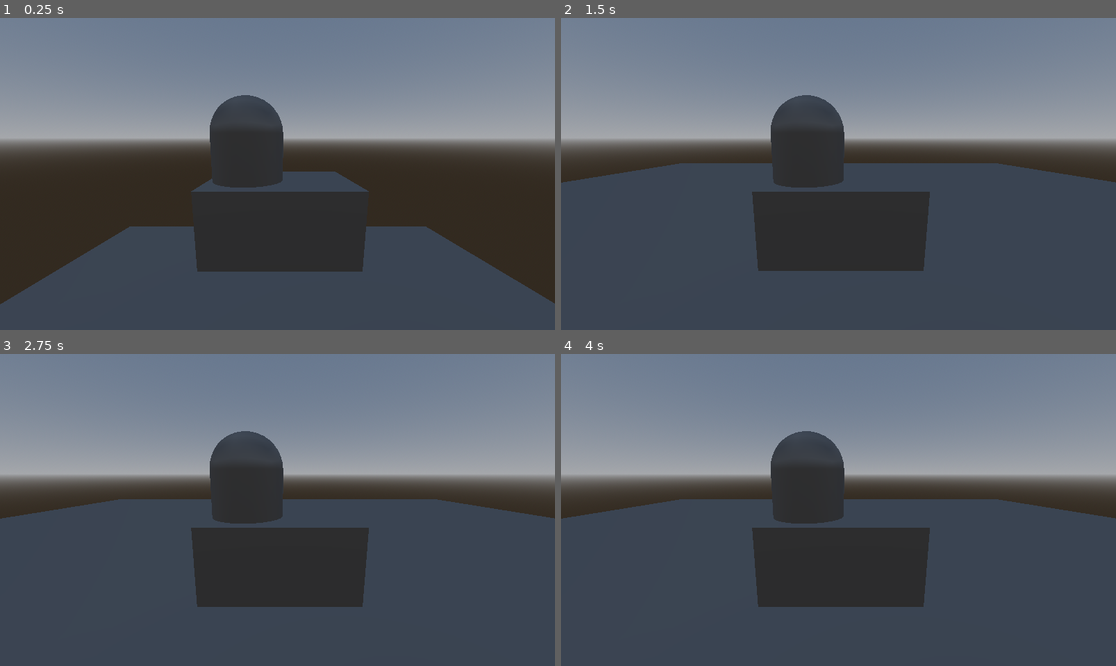
Above: before the commit, frames 1-4 (two rows, left to right).
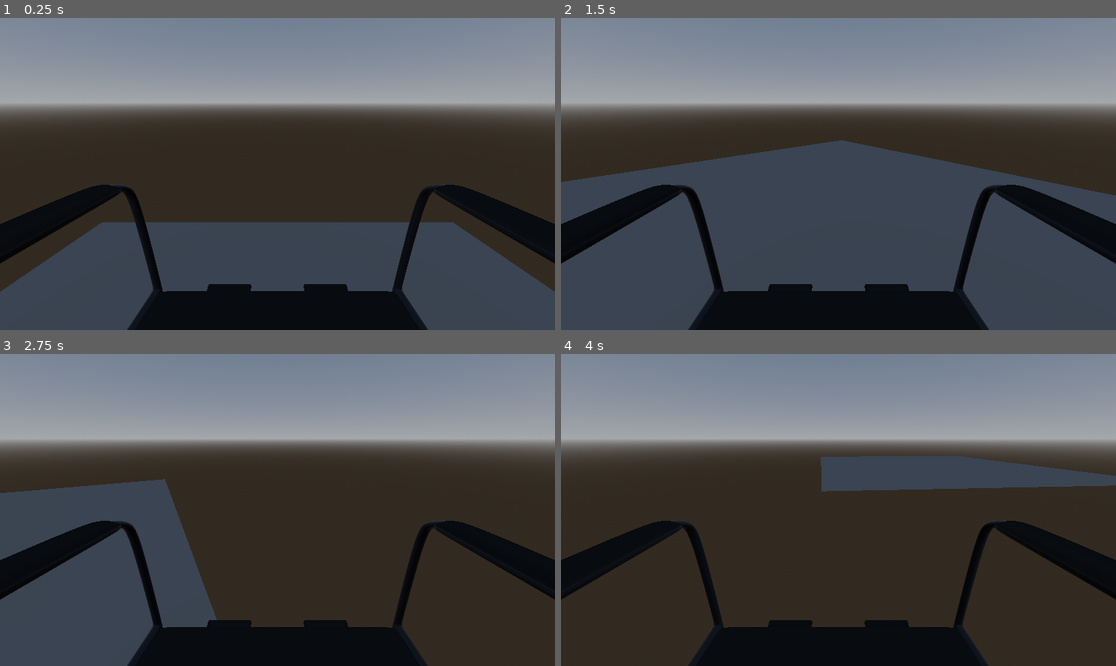
Above: after the commit, the same moments.

Repository: sudo-m3z1m/invalid-with-a-gun
Game: Godot game, scene res://prefabs/levels/test-level.tscn
Same seed, same stepped clock (60 frames per second), same inputs: the game is played once before the commit and once after it. The project has no main scene, so this scene is started directly.
Inputs:
- Up to frame 1 (0.25 s): no input
- Up to frame 2 (1.5 s): hold Right (ui_right) 0.53-1.28 s; hold Down (ui_down) from 1.28 s (still down)
- Up to frame 3 (2.75 s): release Down (ui_down) at 2.03 s; hold Right (ui_right) from 2.03 s (still down)
- Up to frame 4 (4 s): release Right (ui_right) at 2.78 s; hold Up (ui_up) 2.78-3.53 s; tap Enter at 3.5 s; hold Left (ui_left) from 3.53 s (still down)

The runs differ from the first frame. In frame 1, 38% of the frame differs, in the area x 0-100%, y 20-100%; in frame 2, 41%; in frame 3, 49%; in frame 4, 61%.

Commit message:
Added based movement. Need to add state machine

Diff:
--- a/prefabs/levels/test-level.tscn
+++ b/prefabs/levels/test-level.tscn
@@ -28,6 +28,7 @@
 
 [node name="DisabledPlayer" parent="." instance=ExtResource("1_iwr06")]
 transform = Transform3D(1, 0, 0, 0, 1, 0, 0, 0, 1, 0, 5.08488, 0)
+push_strength = 1.1
 
 [node name="WorldEnvironment" type="WorldEnvironment" parent="."]
 environment = SubResource("Environment_cw7b1")
--- /dev/null
+++ b/prefabs/player/disabled_player.gd
@@ -0,0 +1,17 @@
+extends RigidBody3D
+
+@export var push_strength: float
+
+func _ready() -> void:
+	pass
+
+func _physics_process(delta: float) -> void:
+	var direction: Vector2 = Input.get_vector(
+		"ui_up",
+		"ui_down",
+		"ui_right",
+		"ui_left"
+	)
+
+	apply_central_impulse((Vector3(0, 0, direction.x).rotated(Vector3.UP, rotation.y) * push_strength))
+	apply_torque_impulse(Vector3(0, direction.y, 0))
--- a/prefabs/player/disabled_player.tscn
+++ b/prefabs/player/disabled_player.tscn
@@ -1,24 +1,27 @@
-[gd_scene load_steps=4 format=3 uid="uid://cpd1r7p66wdly"]
+[gd_scene load_steps=5 format=3 uid="uid://cpd1r7p66wdly"]
+
+[ext_resource type="PackedScene" uid="uid://61d4ky1dgebx" path="res://assets/models/objects/wheelchair.glb" id="1_f1u8p"]
+[ext_resource type="Script" uid="uid://di5j14cuocg14" path="res://prefabs/player/disabled_player.gd" id="1_qor4e"]
 
 [sub_resource type="BoxShape3D" id="BoxShape3D_ixu7p"]
-size = Vector3(1.35, 1, 2)
-
-[sub_resource type="BoxMesh" id="BoxMesh_f1u8p"]
-size = Vector3(1.35, 1, 2)
+size = Vector3(2.06274, 1.64314, 3.09283)
 
 [sub_resource type="CapsuleMesh" id="CapsuleMesh_qor4e"]
 
 [node name="DisabledPlayer" type="RigidBody3D"]
+script = ExtResource("1_qor4e")
+push_strength = 5.0
 
 [node name="CollisionShape3D" type="CollisionShape3D" parent="."]
+transform = Transform3D(1, 0, 0, 0, 1, 0, 0, 0, 1, 0, 0.0480576, -0.275848)
 shape = SubResource("BoxShape3D_ixu7p")
 
-[node name="MeshInstance3D" type="MeshInstance3D" parent="."]
-mesh = SubResource("BoxMesh_f1u8p")
+[node name="wheelchair" parent="." instance=ExtResource("1_f1u8p")]
+transform = Transform3D(-2.18557e-08, 0, 0.5, 0, 0.5, 0, -0.5, 0, -2.18557e-08, 0, 0.283034, 0)
 
 [node name="MeshInstance3D2" type="MeshInstance3D" parent="."]
-transform = Transform3D(1, 0, 0, 0, 1, 0, 0, 0, 1, 0, 0.652704, 0.449546)
+transform = Transform3D(1, 0, 0, 0, 1, 0, 0, 0, 1, 0, 1.3015, -0.110373)
 mesh = SubResource("CapsuleMesh_qor4e")
 
 [node name="Camera3D" type="Camera3D" parent="."]
-transform = Transform3D(-4.30391e-08, -0.174714, 0.984619, -7.63698e-09, 0.984619, 0.174714, -1, 8.88178e-16, -4.37114e-08, 2.88949, 1.0924, 0.0286316)
+transform = Transform3D(1, 0, 0, 0, 0.943691, 0.330827, 0, -0.330827, 0.943691, 0, 1.62917, 0)
Not shown, added: assets/models/objects/wheelchair.glb.import
Not shown, added: prefabs/player/disabled_player.gd.uid
